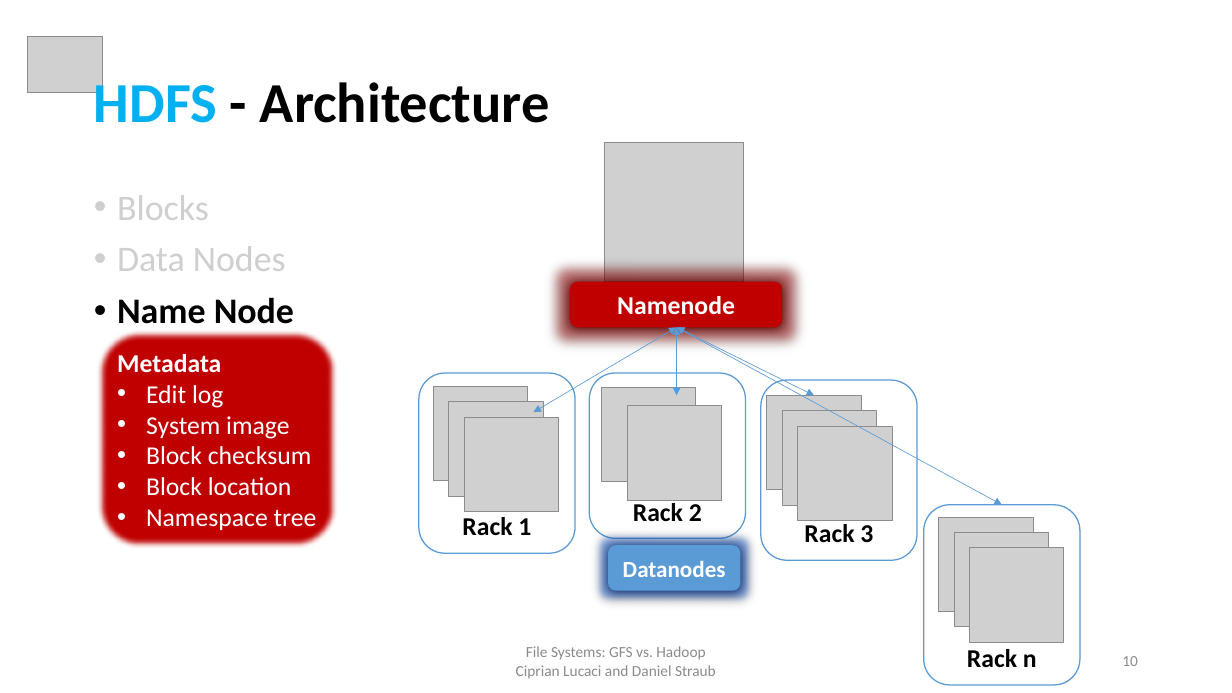
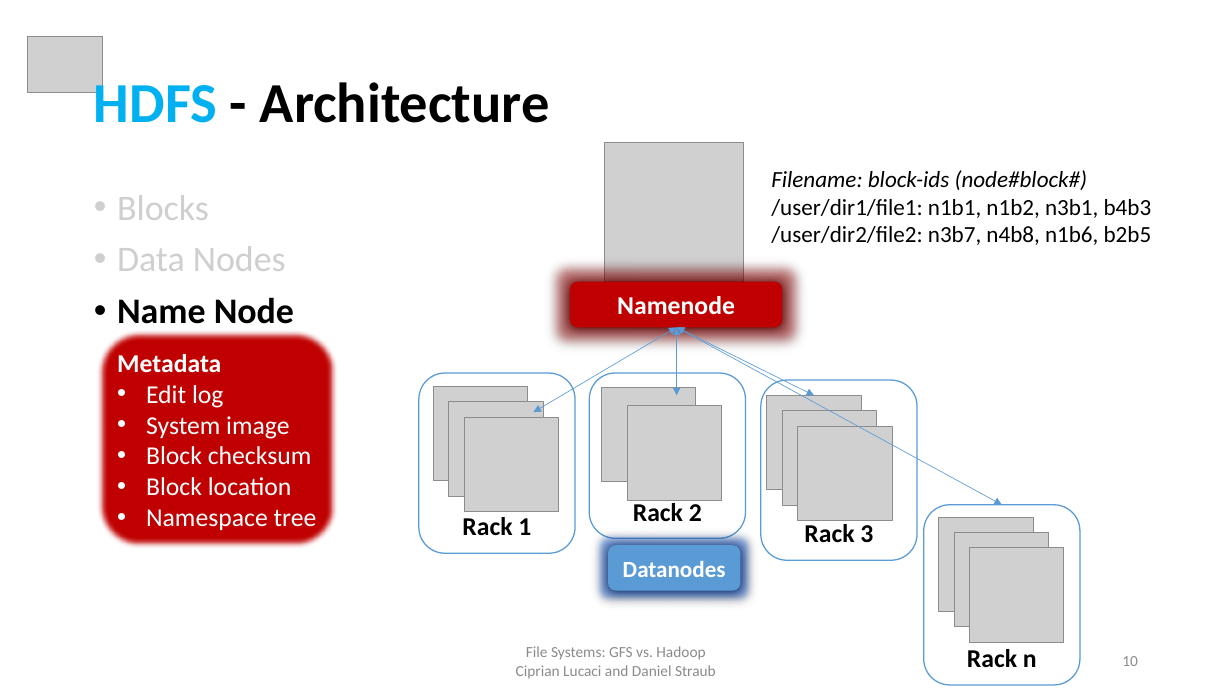
Before and after one commit to cipri7329/ss15-seminar, a slide deck: slide 10 of Presentation/DistributedFileSystems_Cipri.pptx. Drawn at 1232x693 pixels with LibreOffice and Linux fonts; fonts in the diff are those of the drawing; grey boxes stand for pictures; background and template pictures are left out. Boxes give left, top, right and bottom in pixels: in the first picture for what was removed or moved away, otherwise in the second. Text is boxed around its words. In the diff, an @@ line names an element or a change of style, - is before the commit and + after.

```diff
--- a/Presentation/DistributedFileSystems_Cipri.pptx
+++ b/Presentation/DistributedFileSystems_Cipri.pptx
@@ text added at (771,170,1152,245), 18 pt, text #000000 @@
+Filename: block-ids (node#block#)
+/user/dir1/file1: n1b1, n1b2, n3b1, b4b3
+/user/dir2/file2: n3b7, n4b8, n1b6, b2b5
```
Also in this commit, not shown: 4 other slides changed, 1 slide removed, 3 other files.
